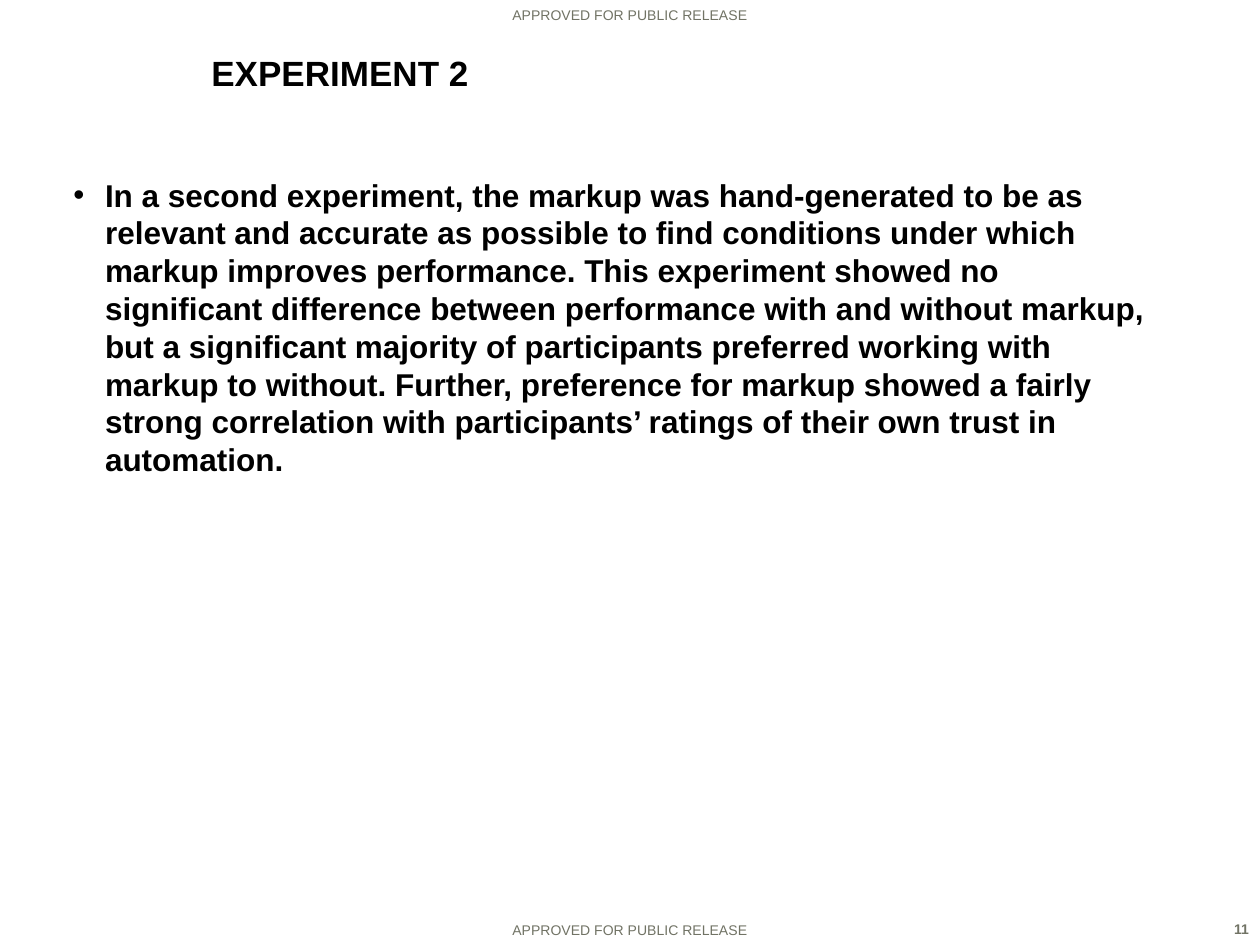
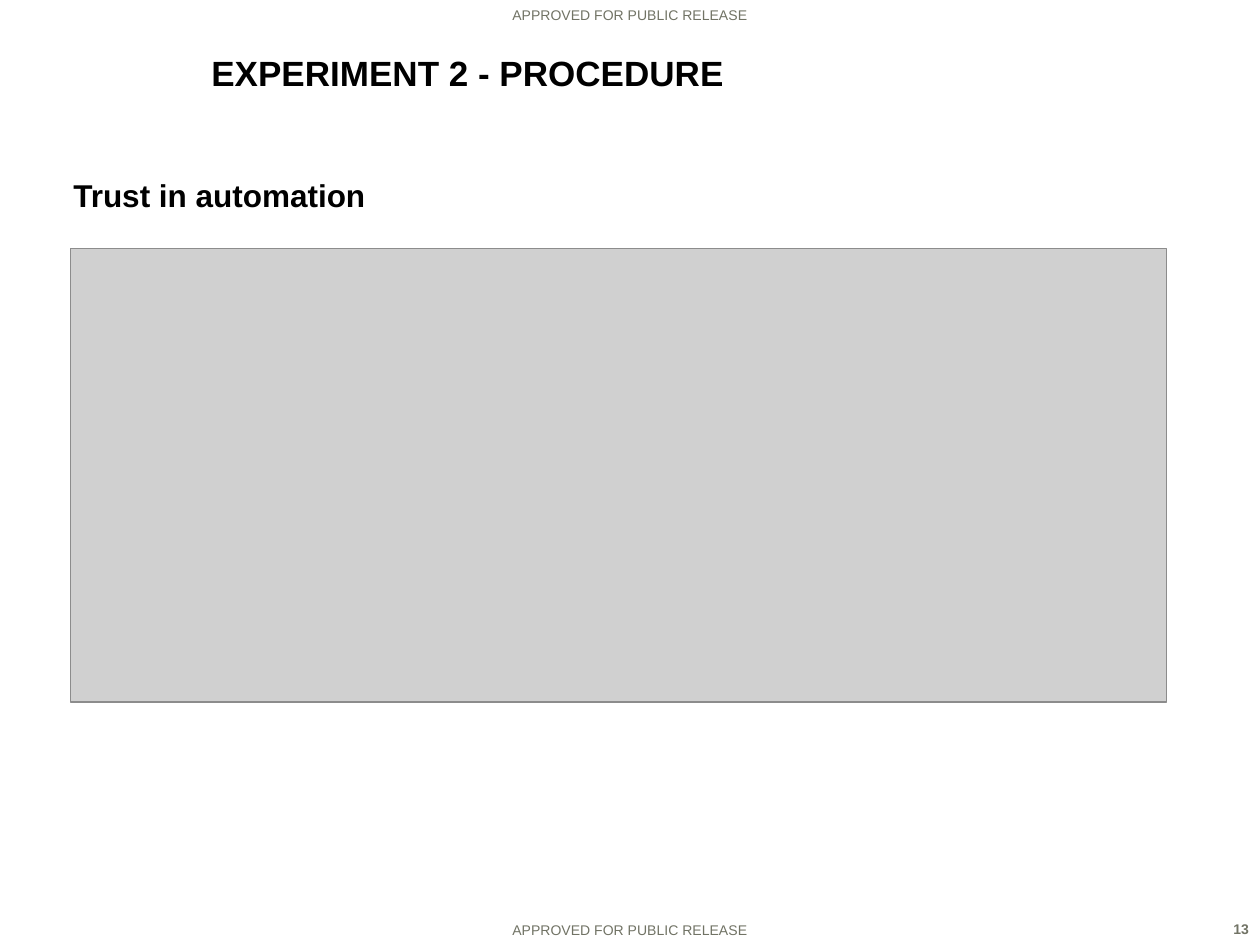
Before and after one commit to ezaroukian/ELICIT-2, a slide deck: slide 13 of analysis/Zaroukian-AHFE-presentation.PPTX (slide 11 before the commit). Drawn at 1260x945 pixels with LibreOffice and Linux fonts; fonts in the diff are those of the drawing; grey boxes stand for pictures; background and template pictures are left out. Boxes give left, top, right and bottom in pixels: in the first picture for what was removed or moved away, otherwise in the second. Text is boxed around its words. In the diff, an @@ line names an element or a change of style, - is before the commit and + after.

Commit message:
Update presentation

```diff
--- a/analysis/Zaroukian-AHFE-presentation.PPTX
+++ b/analysis/Zaroukian-AHFE-presentation.PPTX
@@ title at (x1=211, y1=61, x2=723, y2=87): text changed @@
-EXPERIMENT 2
+EXPERIMENT 2 - PROCEDURE
@@ text at (x1=73, y1=184, x2=366, y2=208): text changed @@
-• In a second experiment, the markup was hand-generated to be as relevant and accurate as possible to find conditions under which markup improves performance. This experiment showed no significant difference between performance with and without markup, but a significant majority of participants preferred working with markup to without. Further, preference for markup showed a fairly strong correlation with participants’ ratings of their own trust in automation.
+Trust in automation
@@ picture added at (x1=71, y1=248, x2=1167, y2=702) @@
@@ page number at (x1=1233, y1=924, x2=1249, y2=934): text changed @@
-11
+13
```
Also in this commit, not shown: 3 other slides changed, 10 slides added, 8 slides removed, 1 other file.
